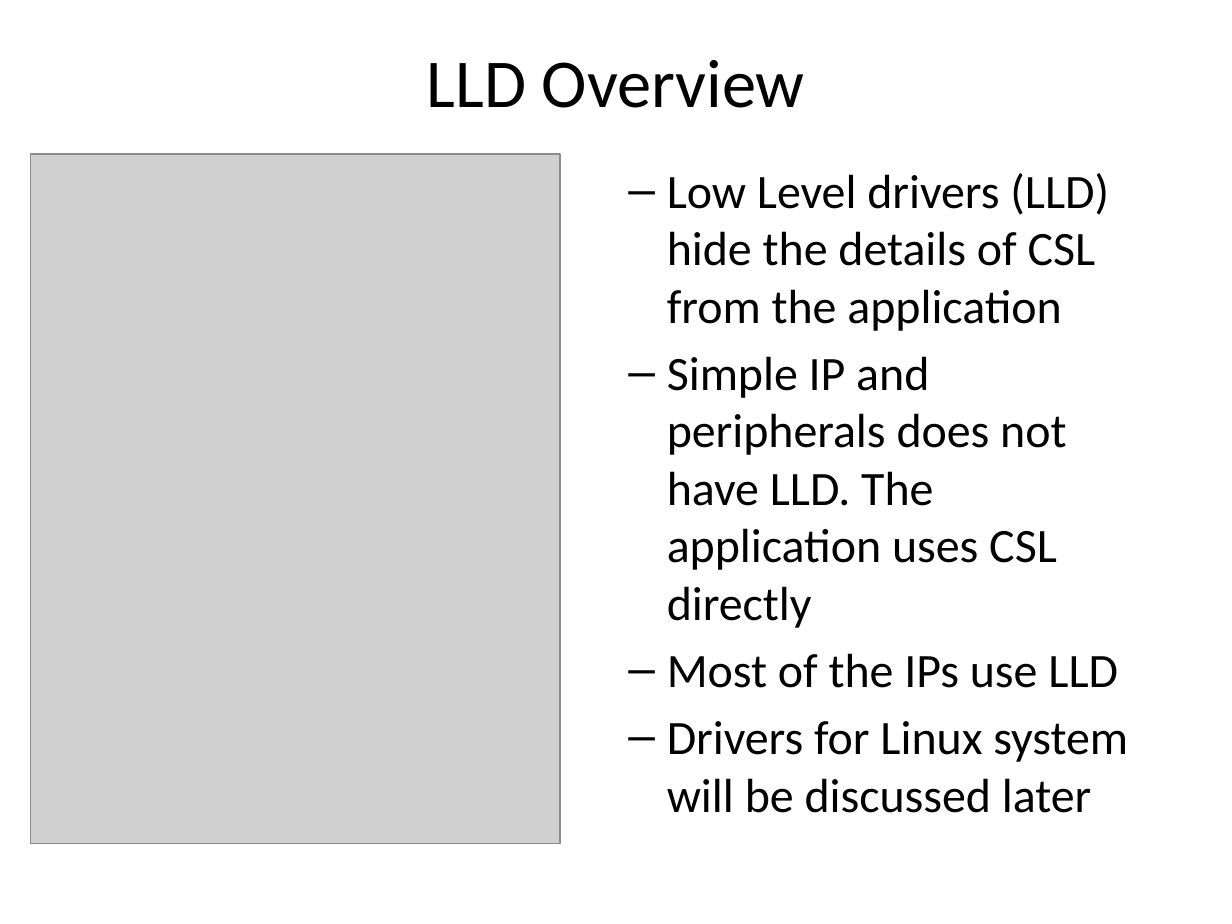
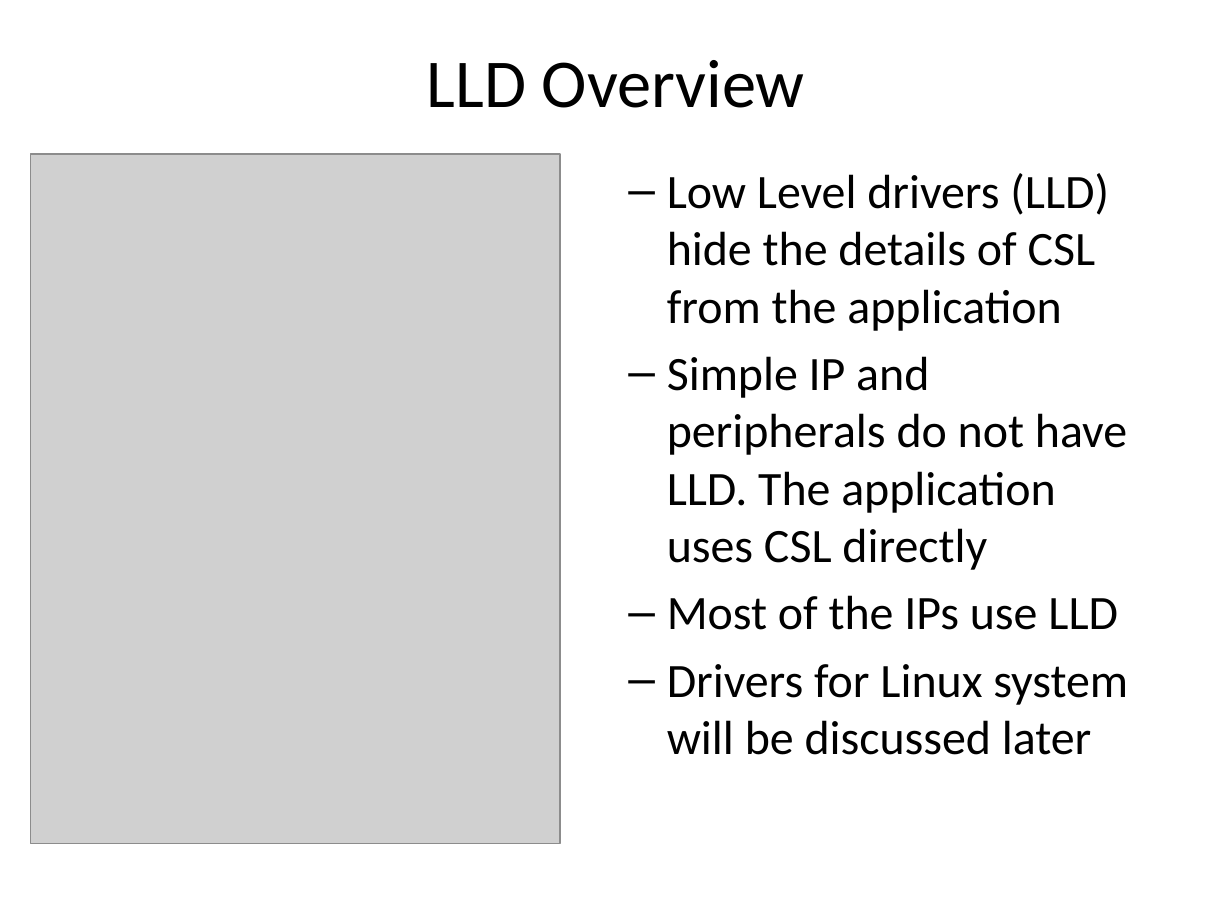
Before and after one commit to hari1989/keystone-workshop, a slide deck: slide 35 of preliminary/Working/presentations/KeyStone Peripherals Usage.pptx. Drawn at 1232x924 pixels with LibreOffice and Linux fonts; fonts in the diff are those of the drawing; grey boxes stand for pictures. Boxes give left, top, right and bottom in pixels: in the first picture for what was removed or moved away, otherwise in the second. Text is boxed around its words. In the diff, an @@ line names an element or a change of style, - is before the commit and + after.

```diff
--- a/preliminary/Working/presentations/KeyStone Peripherals Usage.pptx
+++ b/preliminary/Working/presentations/KeyStone Peripherals Usage.pptx
@@ text at (667,356,1127,570): text changed @@
-– Simple IP and peripherals does not have LLD. The application uses CSL directly
+– Simple IP and peripherals do not have LLD. The application uses CSL directly
```
Also in this commit, not shown: 15 other slides changed.
